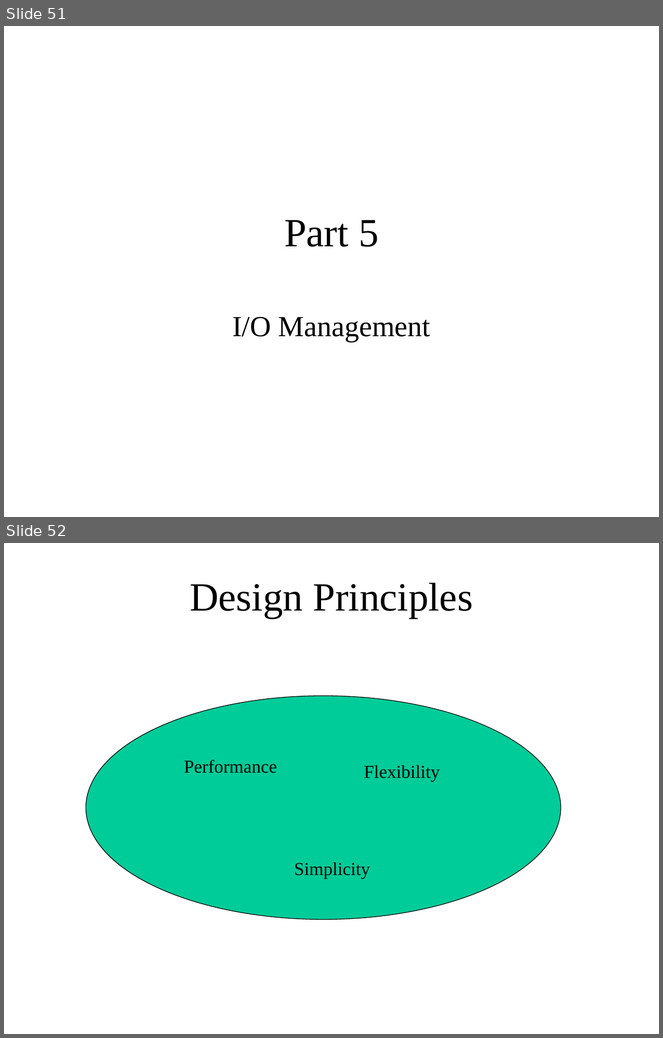
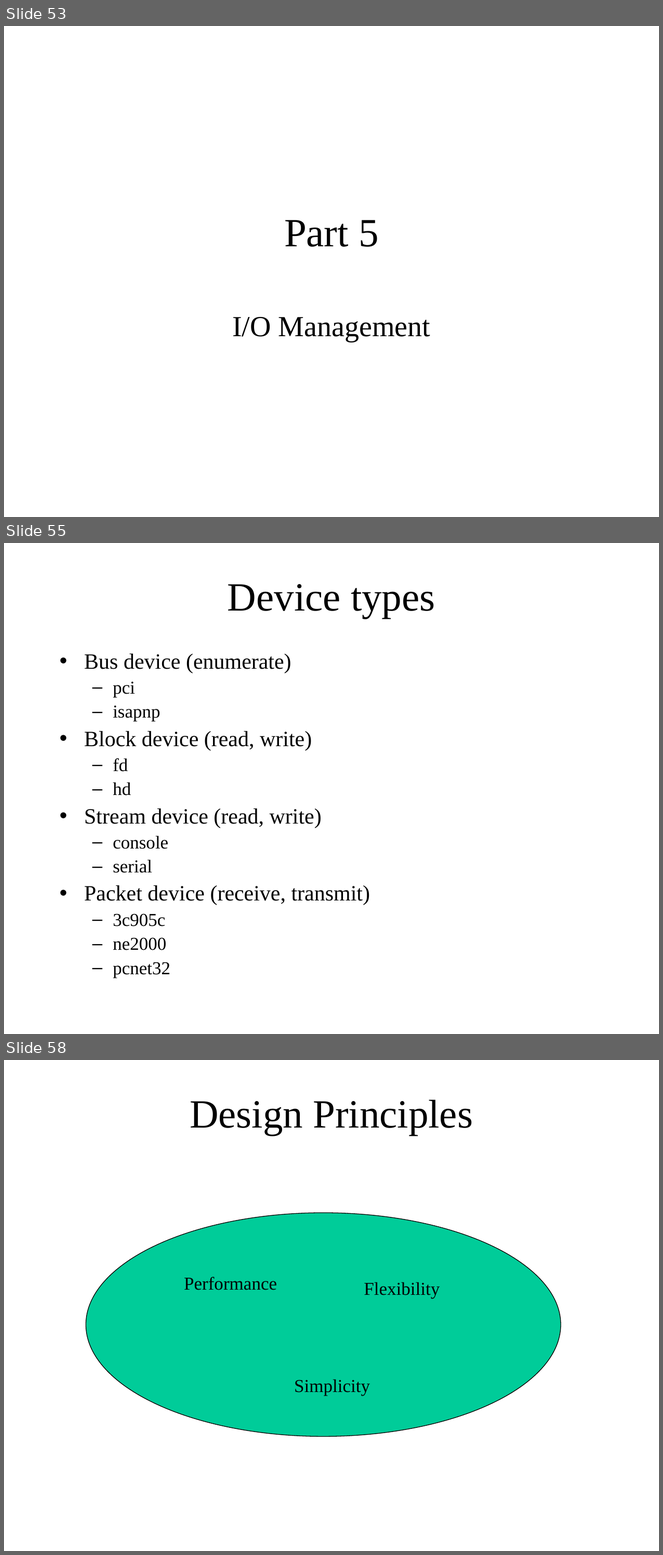
Before and after one commit to ringgaard/sanos, a slide deck: doc/sanostech.ppt. Shown one above the other, each under a label of ours: slides 51 and 52 before the commit, slides 53, 55 and 58 after it; the slides between them are not shown. The pictures are 663x1038 and 663x1555 pixels, drawn with LibreOffice and Linux fonts; fonts in the diff are those of the drawing. Boxes give left, top, right and bottom in pixels: in the first picture for what was removed or moved away, otherwise in the second. Text is boxed around its words. In the diff, an @@ line names an element or a change of style, - is before the commit and + after.

```diff
--- a/doc/sanostech.ppt
+++ b/doc/sanostech.ppt
@@ slide 55 added at <box>4,543,659,1034</box>, background #FFFFFF @@
@@ title added at <box>228,584,435,618</box>, 44 pt, text #000000 @@
+Device types
@@ text added at <box>84,654,371,978</box>, 24 pt, text #000000 @@
+• Bus device (enumerate)
+  – pci
+  – isapnp
+• Block device (read, write)
+  – fd
+  – hd
+• Stream device (read, write)
+  – console
+  – serial
+• Packet device (receive, transmit)
+  – 3c905c
+  – ne2000
+  – pcnet32
@@ what was slide 51 is now slide 53 @@
@@ what was slide 52 is now slide 58 @@
```
Also in this commit, not shown: 10 slides changed, 5 other slides added, 1 other file.
